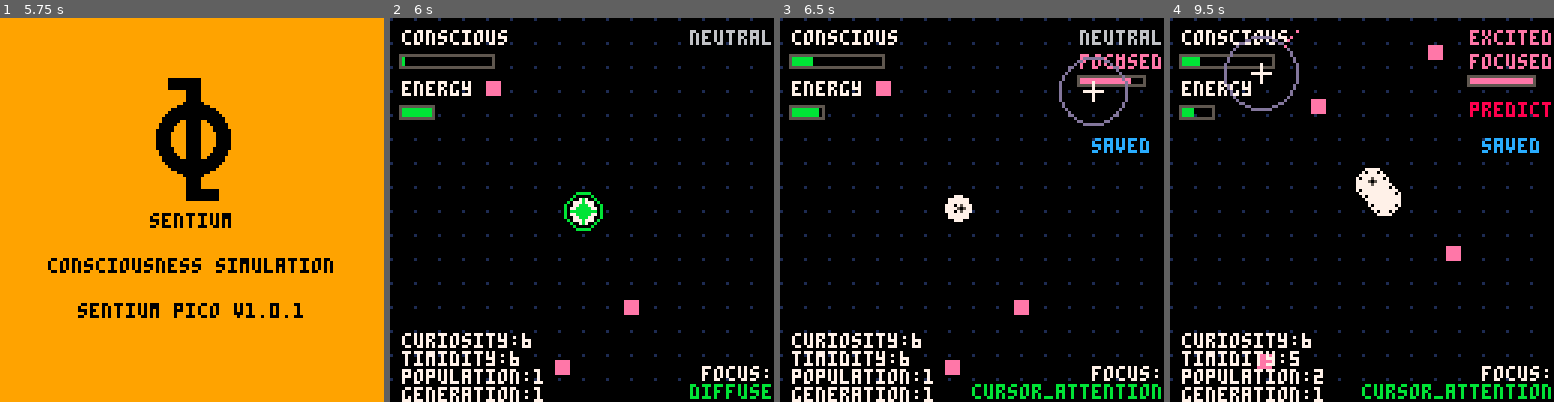
Above: before the commit, frames 1-4 (left to right).
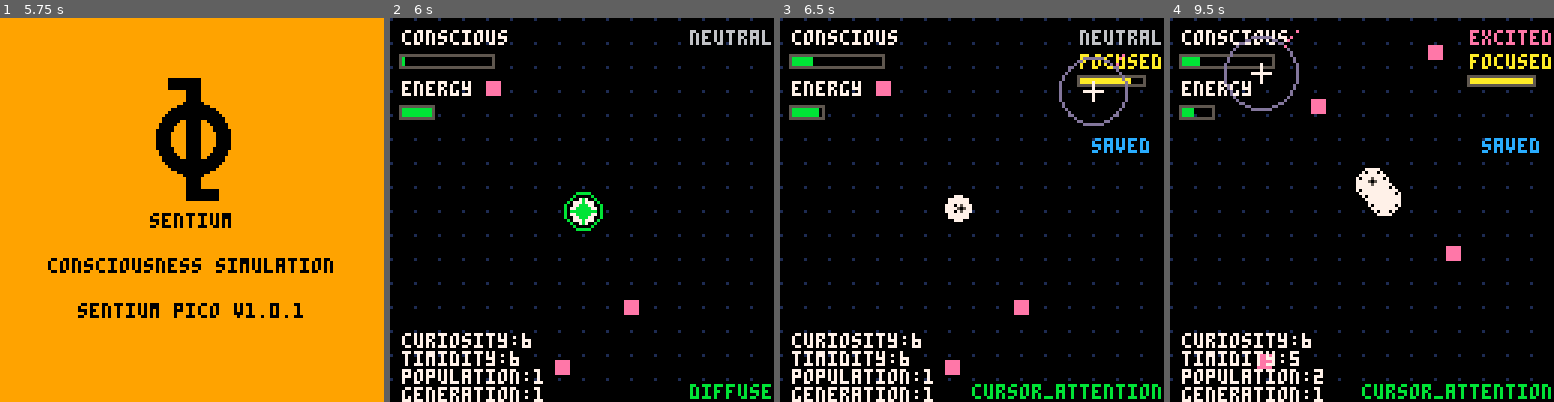
Above: after the commit, the same moments.

Repository: lopanapol/sentium-pico
Game: PICO-8 cartridge sentium-pico.p8
Same seed, same stepped clock (60 frames per second), same inputs: the game is played once before the commit and once after it.
Inputs (mouse positions are in pixels of both pictures, inside the frame that each line leads up to):
- Up to frame 1 (5.75 s): tap X (X key) at 0.33, 1.07, 1.85, 2.97, 4.08, 5.2 s; click (280, 121) at 0.67 s; tap O (Z key) at 0.7, 1.7, 2.1, 2.5, 2.9, 3.3, 3.7, 4.1, 4.5, 4.9, 5.3, 5.7 s; click (46, 267) at 1.22 s; click (107, 114) at 1.77 s; click (172, 259) at 2.32 s; click (234, 106) at 2.87 s; click (295, 256) at 3.42 s; click (61, 102) at 3.97 s; click (122, 248) at 4.52 s; click (184, 94) at 5.07 s; click (249, 244) at 5.62 s
- Up to frame 2 (6 s): no input
- Up to frame 3 (6.5 s): tap O (Z key) at 6.1 s; click (1091, 90) at 6.17 s; tap X (X key) at 6.32 s
- Up to frame 4 (9.5 s): tap O (Z key) every 0.4 s from 6.5 to 9.3 s; click (1246, 236) at 6.72 s; click (1308, 83) at 7.27 s; tap X (X key) at 7.43, 8.55 s; click (1369, 229) at 7.82 s; click (1434, 79) at 8.37 s; click (1496, 225) at 8.92 s; click (1258, 71) at 9.47 s

Frame 1 is identical in both runs. In frame 2, 0.3% of the frame differs, in the area x 81-99%, y 90-95%; in frame 3, 0.8%; in frame 4, 1.3%, in the area x 78-100%, y 9-95%.

Commit message:
Remove prediction error and focus label displays in draw_ui function

Diff:
--- a/sentium-pico.p8
+++ b/sentium-pico.p8
@@ -905,7 +905,7 @@
       awareness_color = 6
     elseif cursor_interaction.attention_level > 0.8 then
       awareness_text = "focused"
-      awareness_color = 14
+      awareness_color = 10
     elseif cursor_interaction.attention_level > 0.5 then
       awareness_text = "watching"
       awareness_color = 12
@@ -919,13 +919,9 @@
     rectfill(emo_x, emo_y + 16, emo_x + bar_width, emo_y + 17, bar_color)
     rect(emo_x - 1, emo_y + 15, emo_x + 21, emo_y + 18, 5)
   end
-  if attention_schema.prediction_error > 0.05 then
-    print("prediction error", emo_x, emo_y + 24, 8)
-  end
+  -- Removed prediction error display
   local focus_y = 116
-  local focus_label = "focus:"
-  local label_x = 128 - (#focus_label * 4)
-  print(focus_label, label_x, focus_y, 7)
+  -- Removed focus label display
   if global_workspace.current_focus then
     local focus_color = 11
     if global_workspace.current_focus.type == "cursor_attention" then
